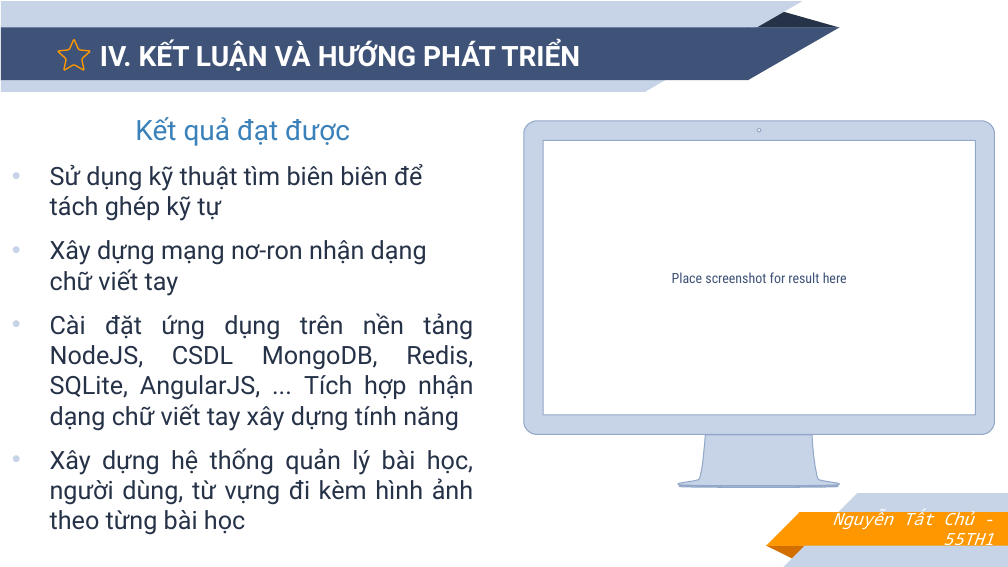
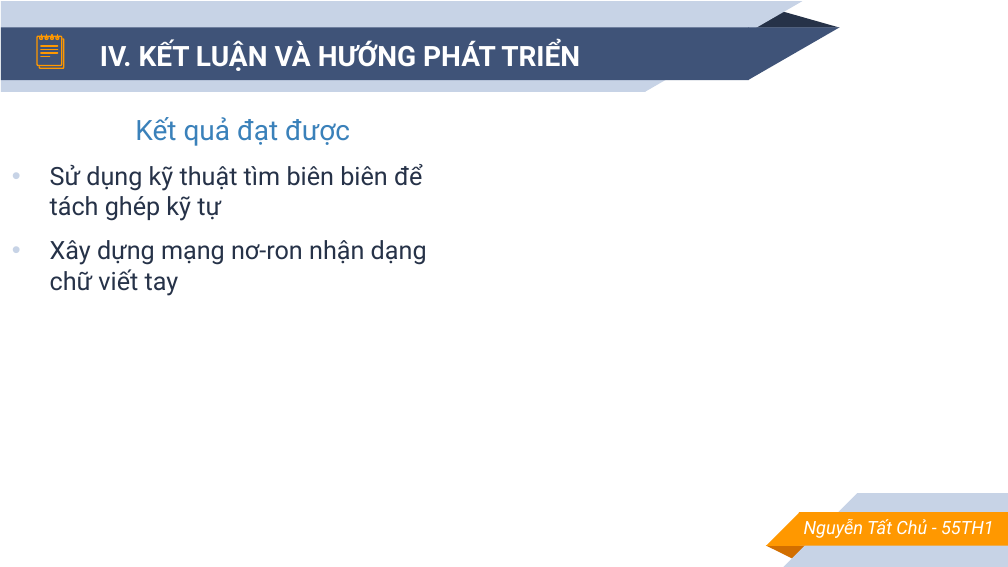
Before and after one commit to TatChu/handwriting-detect-for-learning-english, a slide deck: slide 20 of report/slide.pptx (slide 21 before the commit). Drawn at 1008x567 pixels with LibreOffice and Linux fonts; fonts in the diff are those of the drawing. Boxes give left, top, right and bottom in pixels: in the first picture for what was removed or moved away, otherwise in the second. Text is boxed around its words. In the diff, an @@ line names an element or a change of style, - is before the commit and + after.

```diff
--- a/report/slide.pptx
+++ b/report/slide.pptx
@@ freeform shape resized from (x1=58, y1=40, x2=90, y2=71) to (x1=39, y1=39, x2=64, y2=69) @@
@@ group added at (x1=37, y1=34, x2=62, y2=66): 13 freeform shapes @@
@@ freeform shape removed at (x1=524, y1=121, x2=995, y2=488) @@
@@ text removed at (x1=672, y1=272, x2=847, y2=283) @@
-Place screenshot for result here
@@ text at (x1=50, y1=313, x2=473, y2=505): paragraphs removed @@
-• Cài đặt ứng dụng trên nền tảng NodeJS, CSDL MongoDB, Redis, SQLite, AngularJS, ... Tích hợp nhận dạng chữ viết tay xây dựng tính năng
-• Xây dựng hệ thống quản lý bài học, người dùng, từ vựng đi kèm hình ảnh theo từng bài học
@@ text "Nguyễn Tất Chủ - 55TH1" at (x1=804, y1=519, x2=994, y2=538): size 12 to 13 pt, font Noto Sans Mono to Roboto; vertical alignment middle to top @@
```
Also in this commit, not shown: 20 other slides changed, 3 slides added, 3 slides removed, 3 other files.
